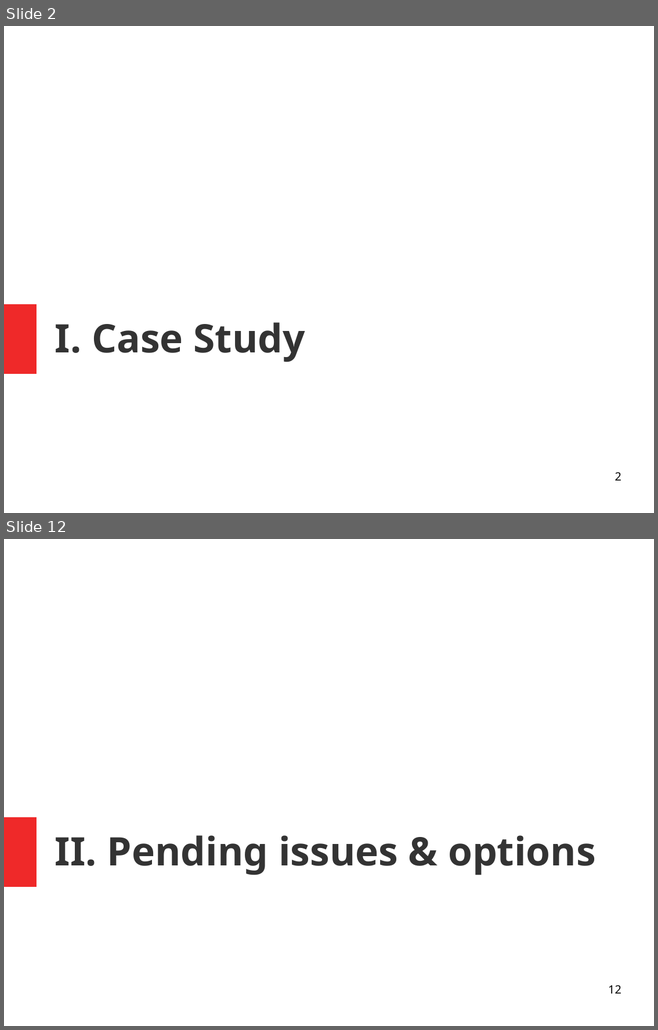
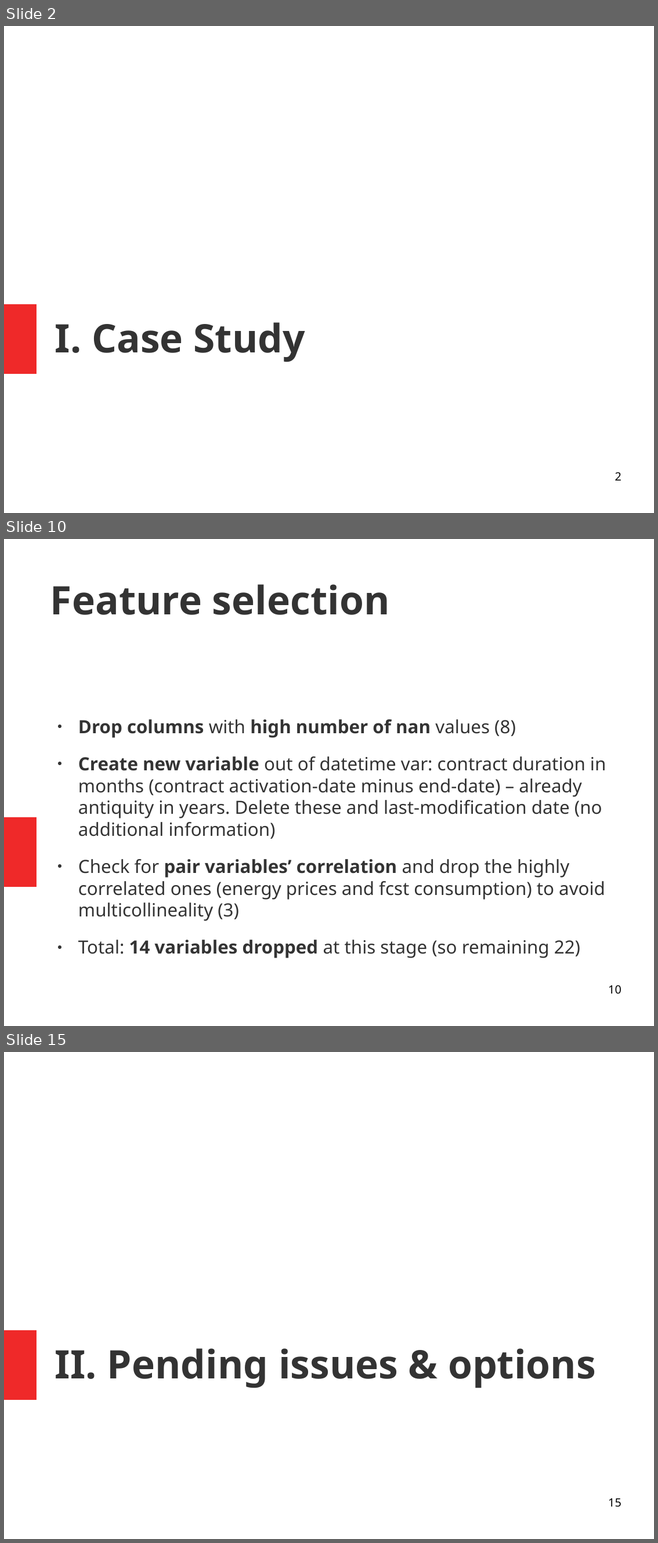
Before and after one commit to isabelpuche/Marketing_Analytics, a slide deck: ppt_100421.odp. Shown one above the other, each under a label of ours: slides 2 and 12 before the commit, slides 2, 10 and 15 after it; the slides between them are not shown. The pictures are 658x1030 and 658x1543 pixels, drawn with LibreOffice and Linux fonts; fonts in the diff are those of the drawing. Boxes give left, top, right and bottom in pixels: in the first picture for what was removed or moved away, otherwise in the second. Text is boxed around its words. In the diff, an @@ line names an element or a change of style, - is before the commit and + after.

```diff
--- a/ppt_100421.odp
+++ b/ppt_100421.odp
@@ slide 10 added at box(4, 539, 654, 1026), background #FFFFFF; not listed: 1 template element that a slide beside it also shows @@
@@ title added at box(50, 584, 390, 615), 48 pt, text #333333, bold @@
+Feature selection
@@ text added at box(78, 719, 605, 958), 22.2 pt, text #333333 @@
+● Drop columns with high number of nan values (8)
+● Create new variable out of datetime var: contract duration in months (contract activation-date minus end-date) – already antiquity in years. Delete these and last-modification date (no additional information)
+● Check for pair variables’ correlation and drop the highly correlated ones (energy prices and fcst consumption) to avoid multicollineality (3)
+● Total: 14 variables dropped at this stage (so remaining 22)
@@ page number added at box(608, 985, 621, 994), 14 pt, text #000000 @@
+10
@@ what was slide 12 is now slide 15 @@
@@ page number at box(608, 1499, 621, 1507): text changed @@
-12
+15
```
Also in this commit, not shown: 2 slides changed, 10 other slides added, 10 slides removed, 3 other files.
